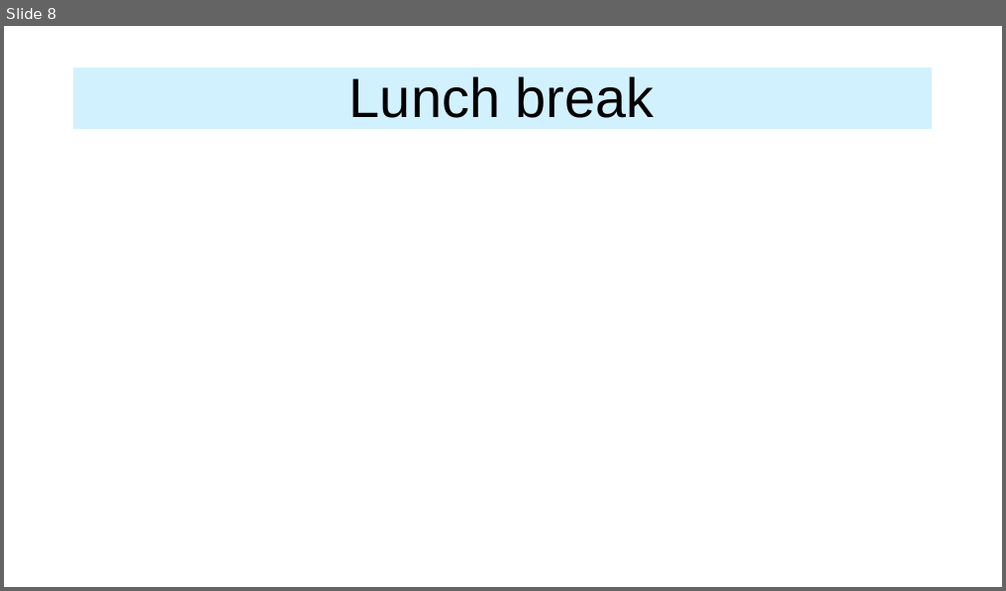
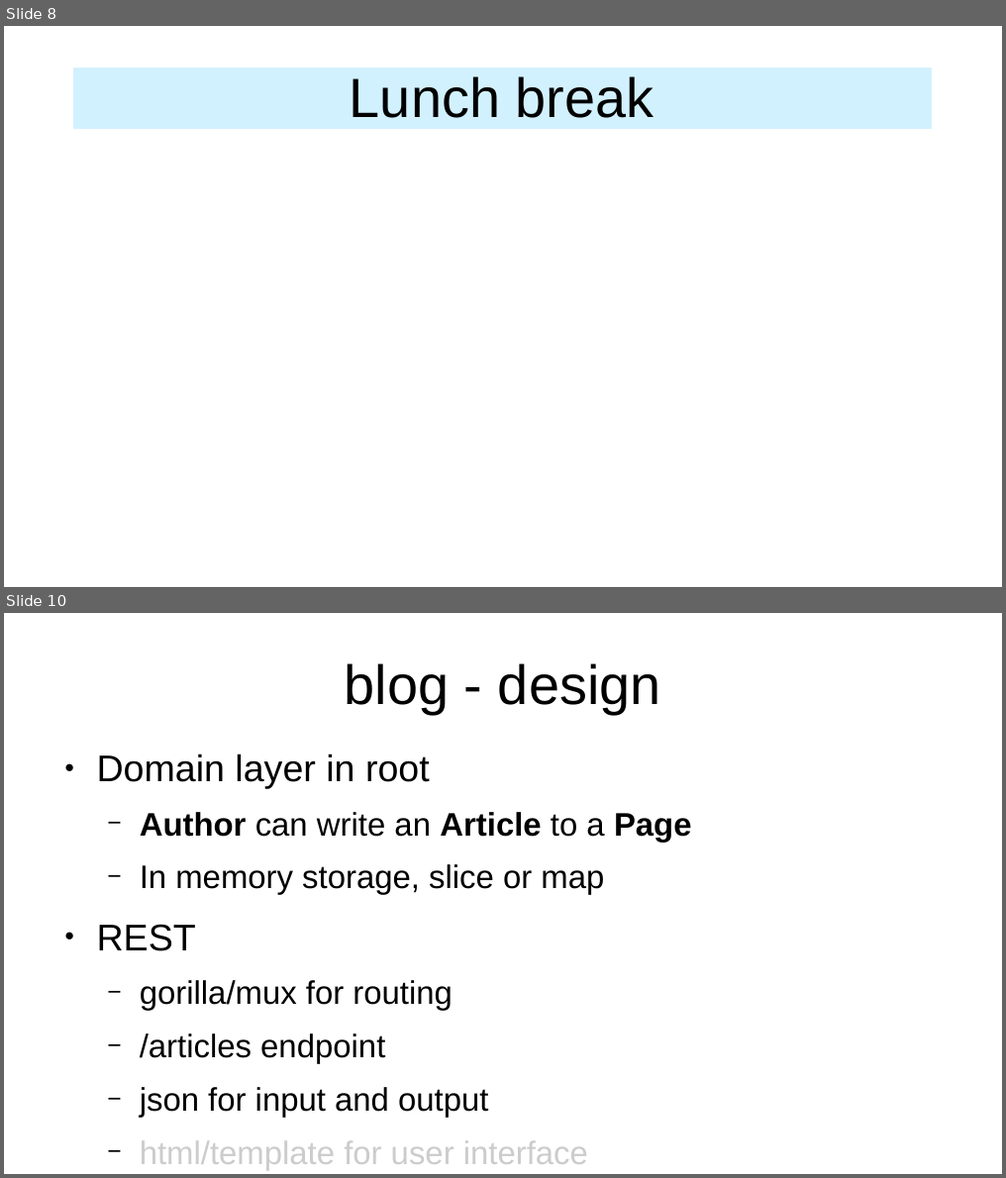
Before and after one commit to axis-go-course/spiderman, a slide deck: presentation.odp. Shown one above the other, each under a label of ours: slide 8 before the commit, slides 8 and 10 after it; the slides between them are not shown. The pictures are 1006x591 and 1006x1178 pixels, drawn with LibreOffice and Linux fonts; fonts in the diff are those of the drawing. Boxes give left, top, right and bottom in pixels: in the first picture for what was removed or moved away, otherwise in the second. Text is boxed around its words. In the diff, an @@ line names an element or a change of style, - is before the commit and + after.

```diff
--- a/presentation.odp
+++ b/presentation.odp
@@ slide 10 added at <box>4,613,1002,1174</box>, background #FFFFFF @@
@@ title added at <box>345,663,661,714</box>, 44 pt, text #000000 @@
+blog - design
@@ text added at <box>97,754,692,1171</box>, 25.9 pt, text #000000 @@
+● Domain layer in root
+  − Author can write an Article to a Page
+  − In memory storage, slice or map
+● REST
+  − gorilla/mux for routing
+  − /articles endpoint
+  − json for input and output
+  − html/template for user interface
```
Also in this commit, not shown: 1 slide changed, 1 other slide added, 5 slides removed, 4 other files.
